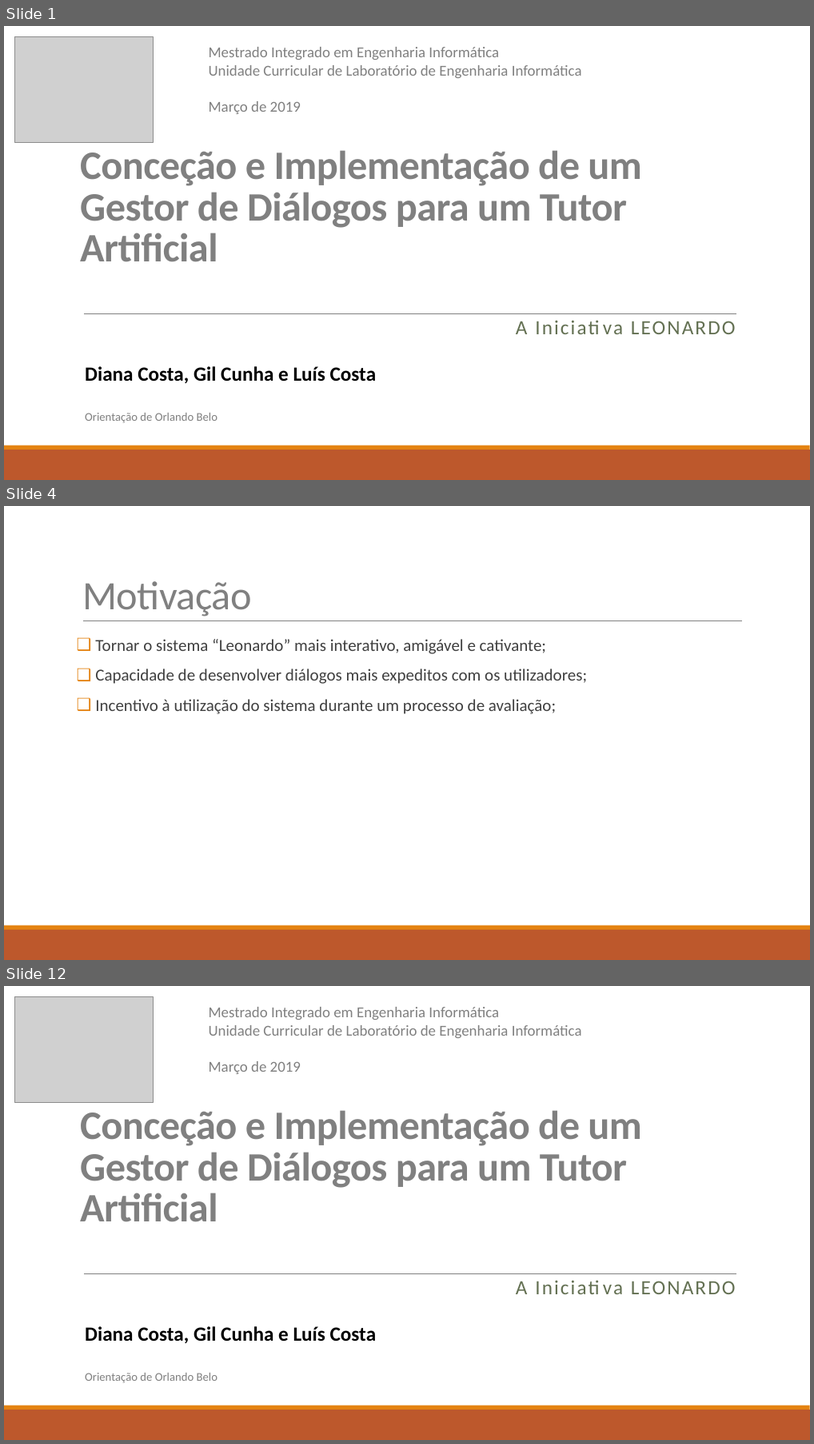
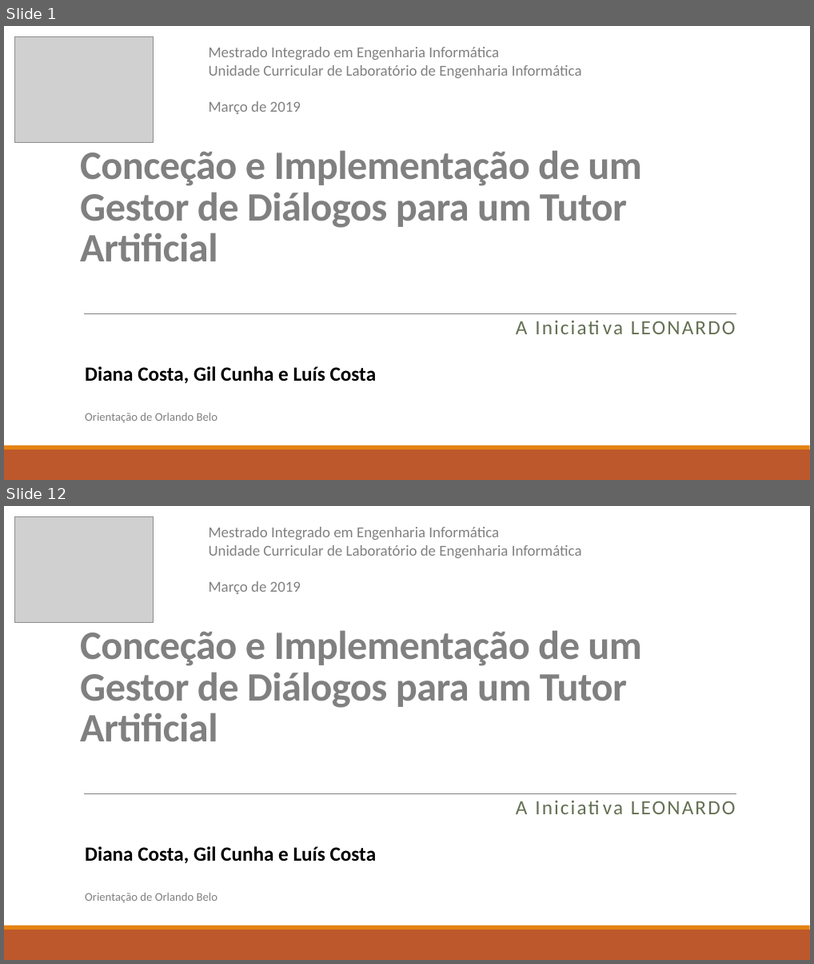
Before and after one commit to diisnc/Dialog_Agent_1819, a slide deck: Report/presentation_2_Diana.pptx. Shown one above the other, each under a label of ours: slides 1, 4 and 12 before the commit, slides 1 and 12 after it; the slides between them are not shown. The pictures are 814x1444 and 814x964 pixels, drawn with LibreOffice and Linux fonts; fonts in the diff are those of the drawing; grey boxes stand for pictures. Boxes give left, top, right and bottom in pixels: in the first picture for what was removed or moved away, otherwise in the second. Text is boxed around its words. In the diff, an @@ line names an element or a change of style, - is before the commit and + after.

```diff
--- a/Report/presentation_2_Diana.pptx
+++ b/Report/presentation_2_Diana.pptx
@@ slide 4 removed at [4,506,810,960], background #FFFFFF; not listed: 2 template elements that a slide beside it also shows @@
@@ title removed at [82,581,251,616] @@
-Motivação
@@ line removed from (83, 621) to (742, 621) @@
@@ text removed at [95,639,587,714] @@
-❑ Tornar o sistema “Leonardo” mais interativo, amigável e cativante;
-❑ Capacidade de desenvolver diálogos mais expeditos com os utilizadores;
-❑ Incentivo à utilização do sistema durante um processo de avaliação;
```
Also in this commit, not shown: 2 slides changed, 8 slides added, 7 other slides removed, 2 other files.
